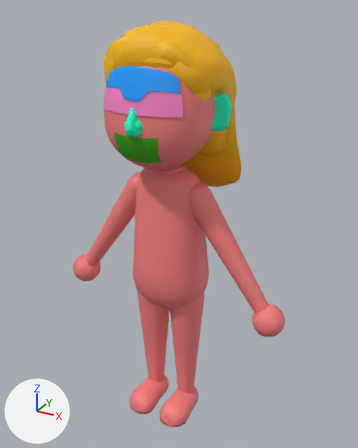
The glTF model entities/characters/character.glb, before and after one commit.
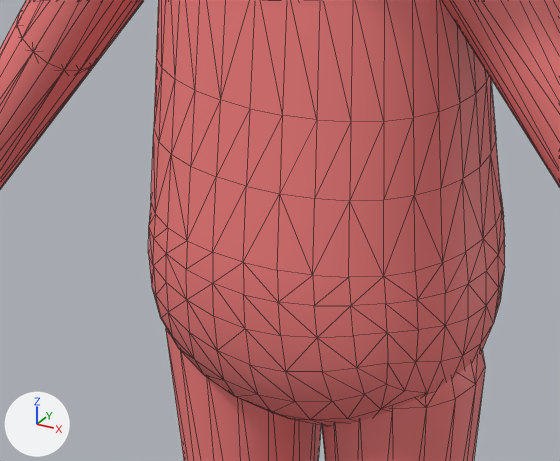
Each version is shown whole from a 50 mm lens placed at (0.84, -1.439, 1.596), pointed at (0.007, 0.075, 0.839), then close up on the part from 28% to 62% of the width and 49% to 71% of the height. The axes (+X, +Y, +Z) are drawn at lower left. The lights are the same throughout. The close-ups show mesh edges as thin lines. Where no turn or scale is listed for an object, it has been applied to the vertices.

Names of what the first close-up shows: 'Body.001', 'LeftLowerArm', 'LeftUpperArm', 'LeftUpperLeg', 'RightUpperArm', 'RightUpperLeg'.
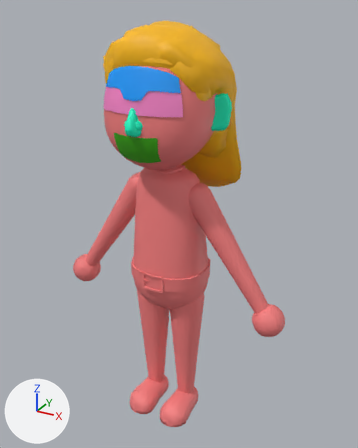
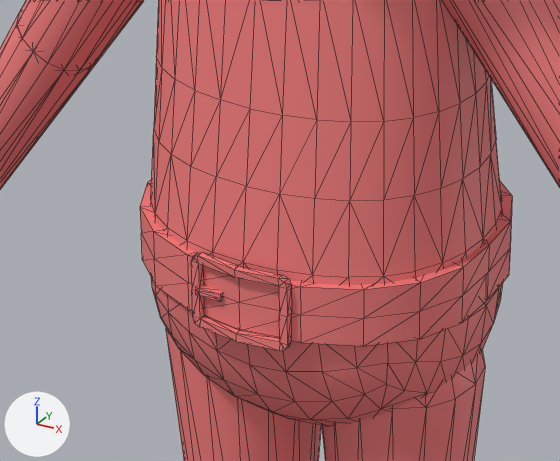
Where the newer file only moved an object's origin or applied its transform, the numbers keep the older frame.

The edits, one by one:
Mesh me_mesh_001_1 is new.
It has 160 vertices, 312 faces and spans x -0.148..0.148, y -0.119..0.162, z 0.645..0.709.
It uses material mat_bodymat_001 (pink #f57f7f).
Object 'Belt' (ob_belt) is new; it shows me_mesh_001_1.
Its location is (0.0, 0.0, 0.0).

Changed parts and their boxes (x1, y1, x2, y2) in the close-ups (560 x 461 px):
'Belt', added (pink): after (140, 179, 512, 351)
'RightLowerArm', unchanged, uncovered by the edit: after (0, 14, 99, 189)
'LeftLowerArm', unchanged, covered by the edit: before (0, 14, 99, 189)
